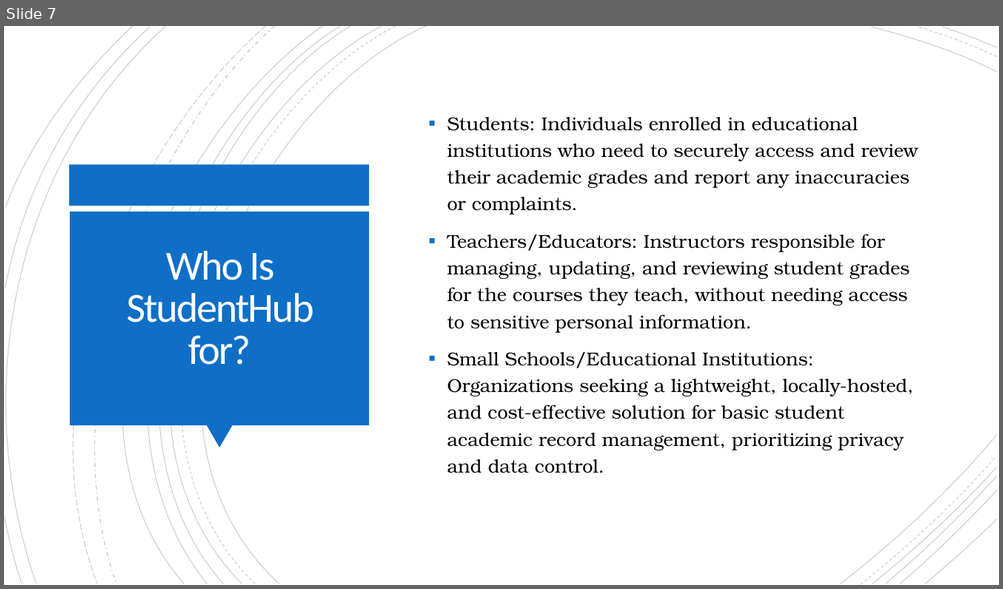
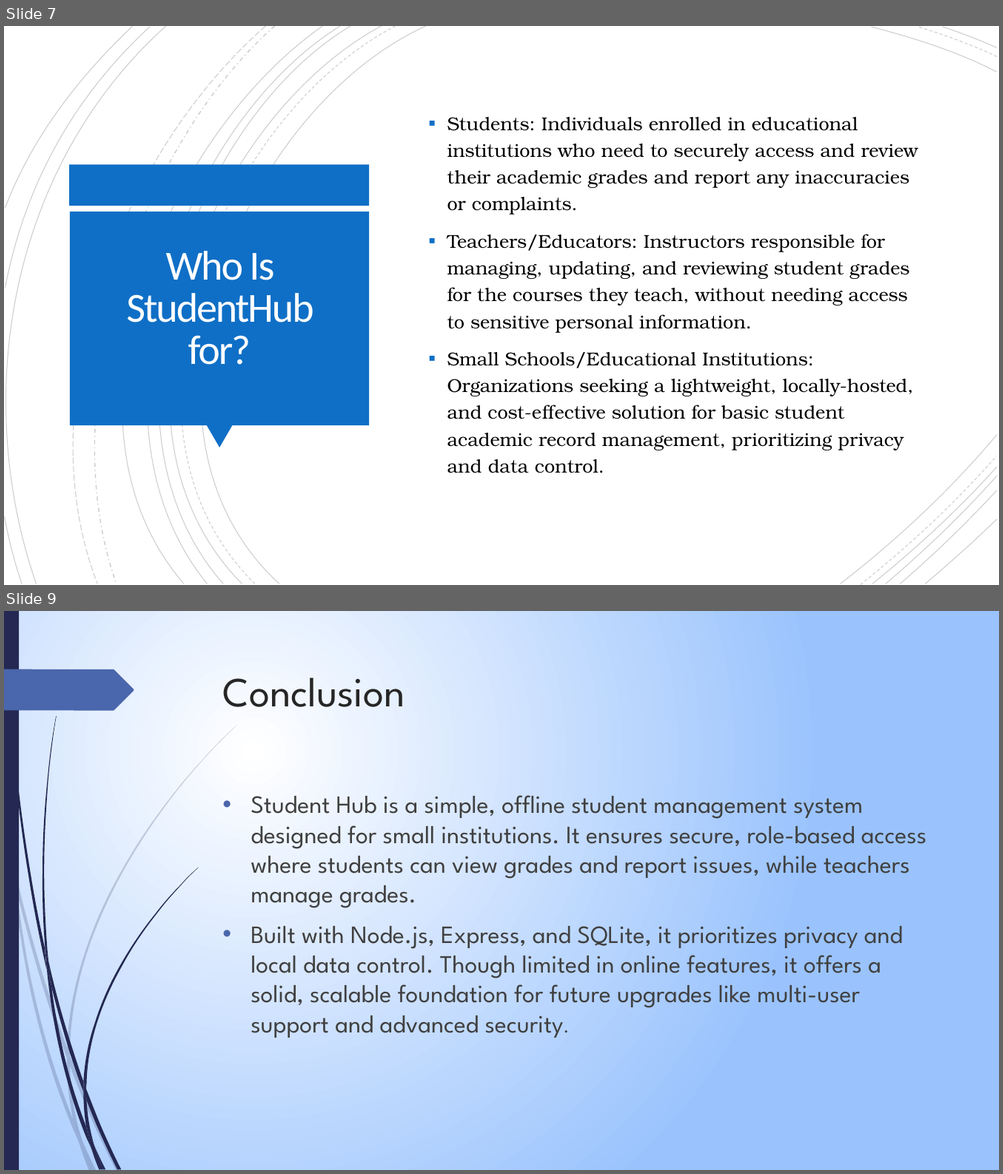
Before and after one commit to Meriki-Jubert/Our-project, a slide deck: Documentation/Document File/StudentHub.pptx. Shown one above the other, each under a label of ours: slide 7 before the commit, slides 7 and 9 after it; the slides between them are not shown. The pictures are 1003x589 and 1003x1174 pixels, drawn with LibreOffice and Linux fonts; fonts in the diff are those of the drawing. Boxes give left, top, right and bottom in pixels: in the first picture for what was removed or moved away, otherwise in the second. Text is boxed around its words. In the diff, an @@ line names an element or a change of style, - is before the commit and + after.

Commit message:
Came to a conclusion for the Project

```diff
--- a/Documentation/Document File/StudentHub.pptx
+++ b/Documentation/Document File/StudentHub.pptx
@@ slide 9 added at box(4, 611, 999, 1170), background gradient #FFFFFF to #9BC3FE @@
@@ rectangle added at box(4, 611, 19, 1170), fill #242852 @@
@@ freeform shape added at box(4, 669, 134, 710), fill #4A66AC @@
@@ title added at box(223, 678, 405, 707), 40 pt, text #262626 @@
+Conclusion
@@ text added at box(250, 795, 926, 1038), 24 pt, text #404040 @@
+• Student Hub is a simple, offline student management system designed for small institutions. It ensures secure, role-based access where students can view grades and report issues, while teachers manage grades.
+• Built with Node.js, Express, and SQLite, it prioritizes privacy and local data control. Though limited in online features, it offers a solid, scalable foundation for future upgrades like multi-user support and advanced security.
@@ group added at box(4, 725, 237, 1170): 10 freeform shapes @@
@@ group added at box(6, 611, 198, 1170): 12 freeform shapes @@
```
Also in this commit, not shown: 1 slide changed, 2 other files.
